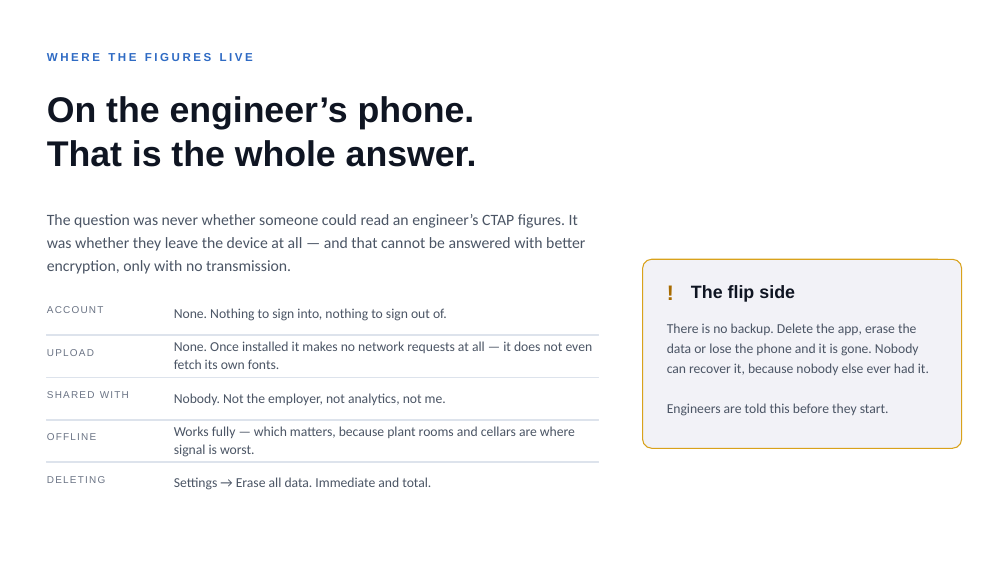
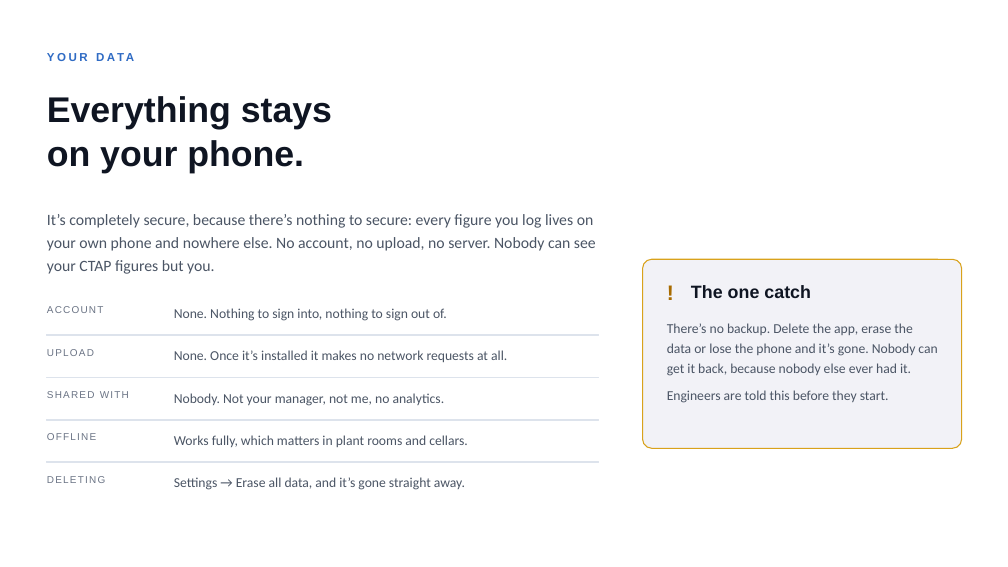
Before and after one commit to belacorg/CTAPTracker, a slide deck: slide 9 of docs/presentation/CTAP-Tracker.pptx. Drawn at 1008x567 pixels with LibreOffice and Linux fonts; fonts in the diff are those of the drawing. Boxes give left, top, right and bottom in pixels: in the first picture for what was removed or moved away, otherwise in the second. Text is boxed around its words. In the diff, an @@ line names an element or a change of style, - is before the commit and + after.

```diff
--- a/docs/presentation/CTAP-Tracker.pptx
+++ b/docs/presentation/CTAP-Tracker.pptx
@@ text at bbox=[47, 53, 253, 61]: text changed @@
-WHERE THE FIGURES LIVE
+YOUR DATA
@@ text at bbox=[47, 96, 332, 173]: text changed @@
-On the engineer’s phone.
-That is the whole answer.
+Everything stays
+on your phone.
@@ text at bbox=[47, 214, 596, 274]: text changed @@
-The question was never whether someone could read an engineer’s CTAP figures. It was whether they leave the device at all — and that cannot be answered with better encryption, only with no transmission.
+It’s completely secure, because there’s nothing to secure: every figure you log lives on your own phone and nowhere else. No account, no upload, no server. Nobody can see your CTAP figures but you.
@@ text at bbox=[691, 285, 811, 298]: text changed @@
-The flip side
+The one catch
@@ text at bbox=[667, 323, 937, 376]: text changed @@
-There is no backup. Delete the app, erase the data or lose the phone and it is gone. Nobody can recover it, because nobody else ever had it.
+There’s no backup. Delete the app, erase the data or lose the phone and it’s gone. Nobody can get it back, because nobody else ever had it.
@@ text at bbox=[174, 350, 507, 362]: text changed @@
-None. Once installed it makes no network requests at all — it does not even fetch its own fonts.
+None. Once it’s installed it makes no network requests at all.
@@ text at bbox=[174, 393, 445, 406]: text changed @@
-Nobody. Not the employer, not analytics, not me.
+Nobody. Not your manager, not me, no analytics.
@@ text at bbox=[667, 390, 889, 403]: more space between paragraphs @@
@@ text at bbox=[174, 435, 468, 447]: text changed @@
-Works fully — which matters, because plant rooms and cellars are where signal is worst.
+Works fully, which matters in plant rooms and cellars.
@@ text at bbox=[174, 477, 465, 490]: text changed @@
-Settings → Erase all data. Immediate and total.
+Settings → Erase all data, and it’s gone straight away.
```
Also in this commit, not shown: 6 other slides changed, 1 slide removed.
